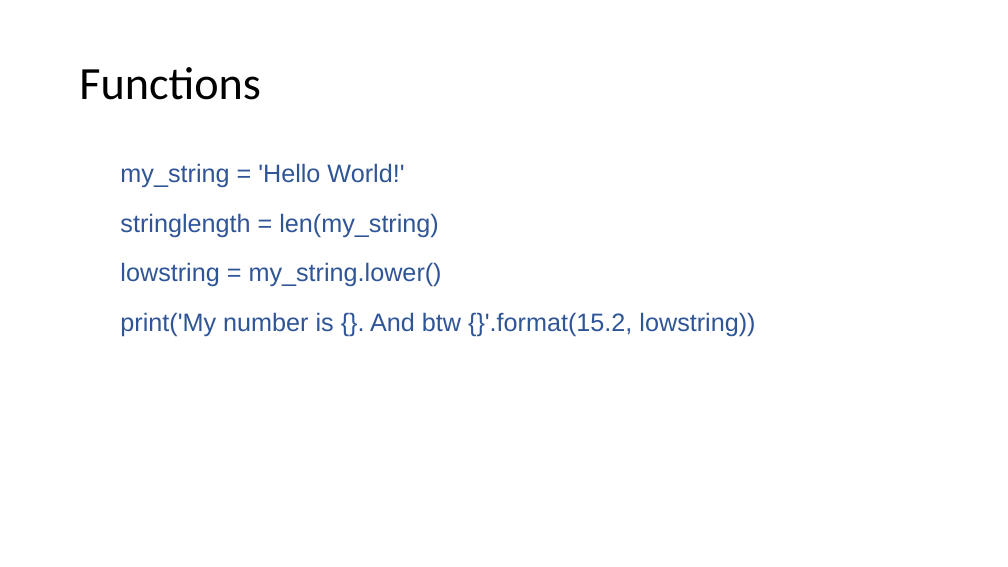
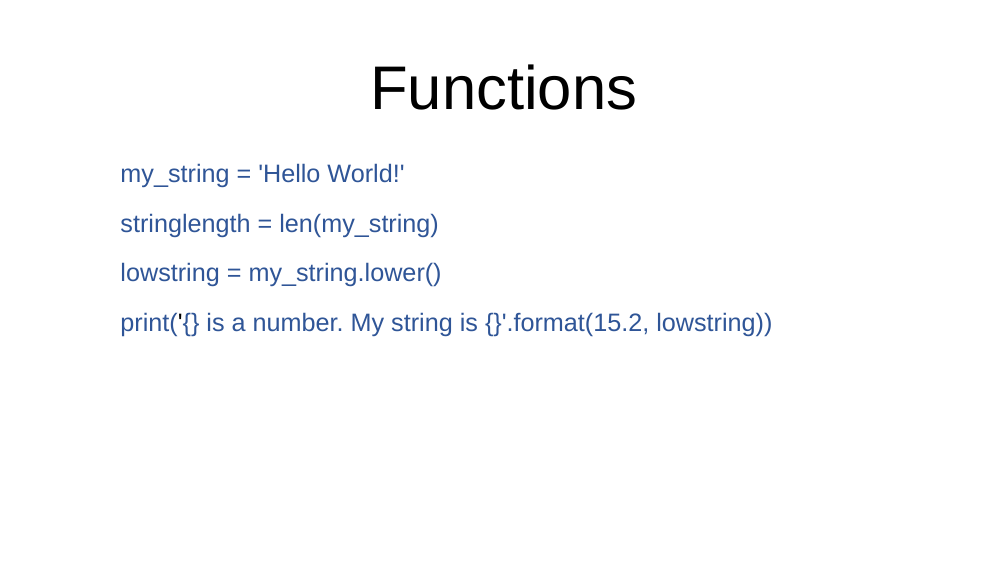
Before and after one commit to bodacea/datascienceforbeginners, a slide deck: slide 21 of Session 02 Python Basics.ppt (slide 20 before the commit). Drawn at 1008x567 pixels with LibreOffice and Linux fonts; fonts in the diff are those of the drawing. Boxes give left, top, right and bottom in pixels: in the first picture for what was removed or moved away, otherwise in the second. Text is boxed around its words. In the diff, an @@ line names an element or a change of style, - is before the commit and + after.

```diff
--- a/Session 02 Python Basics.ppt
+++ b/Session 02 Python Basics.ppt
@@ title "Functions" at bbox=[370, 64, 637, 110]: size 33 to 44 pt, font Calibri to Arial; alignment left to centre; line spacing 0.9 to 1 @@
@@ text at bbox=[120, 312, 772, 337]: text changed @@
-print('My number is {}. And btw {}'.format(15.2, lowstring))
+print('{} is a number. My string is {}'.format(15.2, lowstring))
```
Also in this commit, not shown: 25 other slides changed, 8 slides added, 5 slides removed.
